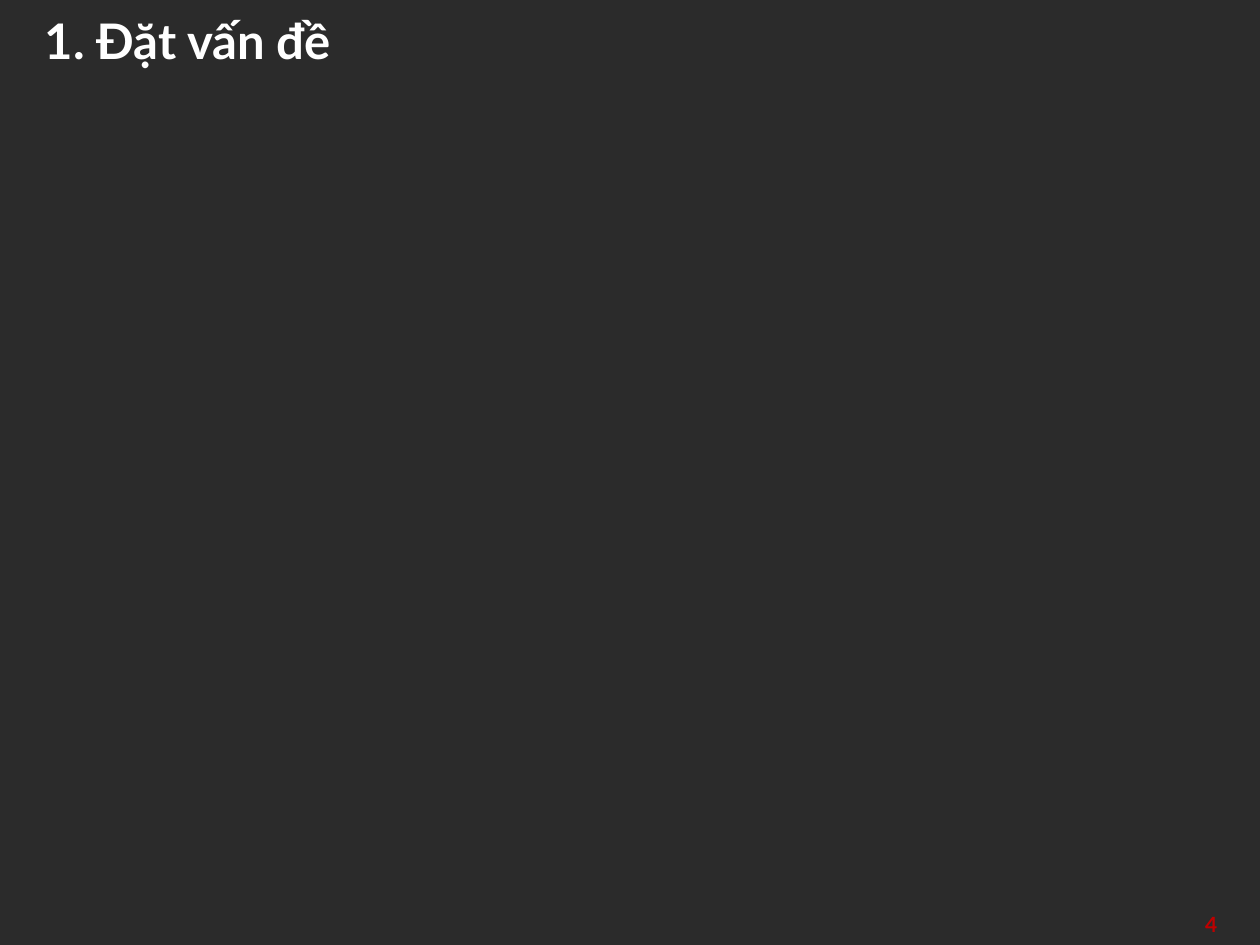
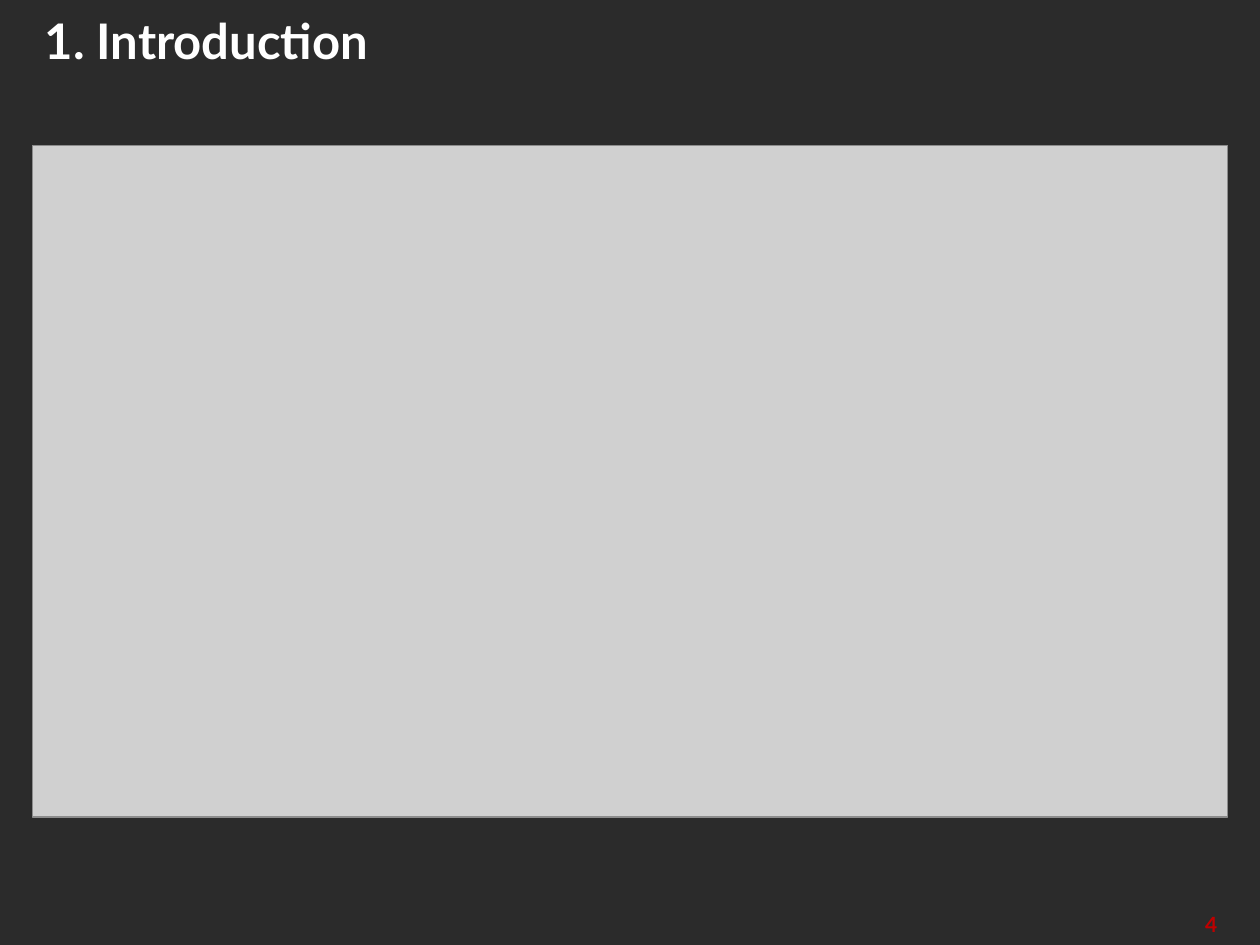
Before and after one commit to KinhLupNe/Path-tracing-Render-CUDA, a slide deck: slide 4 of slide/Tuần 5.pptx. Drawn at 1260x945 pixels with LibreOffice and Linux fonts; fonts in the diff are those of the drawing; grey boxes stand for pictures; background and template pictures are left out; a plain dark background stands for a picture behind light text. Boxes give left, top, right and bottom in pixels: in the first picture for what was removed or moved away, otherwise in the second. Text is boxed around its words. In the diff, an @@ line names an element or a change of style, - is before the commit and + after.

```diff
--- a/slide/Tuần 5.pptx
+++ b/slide/Tuần 5.pptx
@@ title at <box>45,22,369,60</box>: text changed @@
-1. Đặt vấn đề
+1. Introduction
@@ picture added at <box>33,145,1228,816</box> @@
```
Also in this commit, not shown: 7 other slides changed, 2 slides added, 25 other files.
